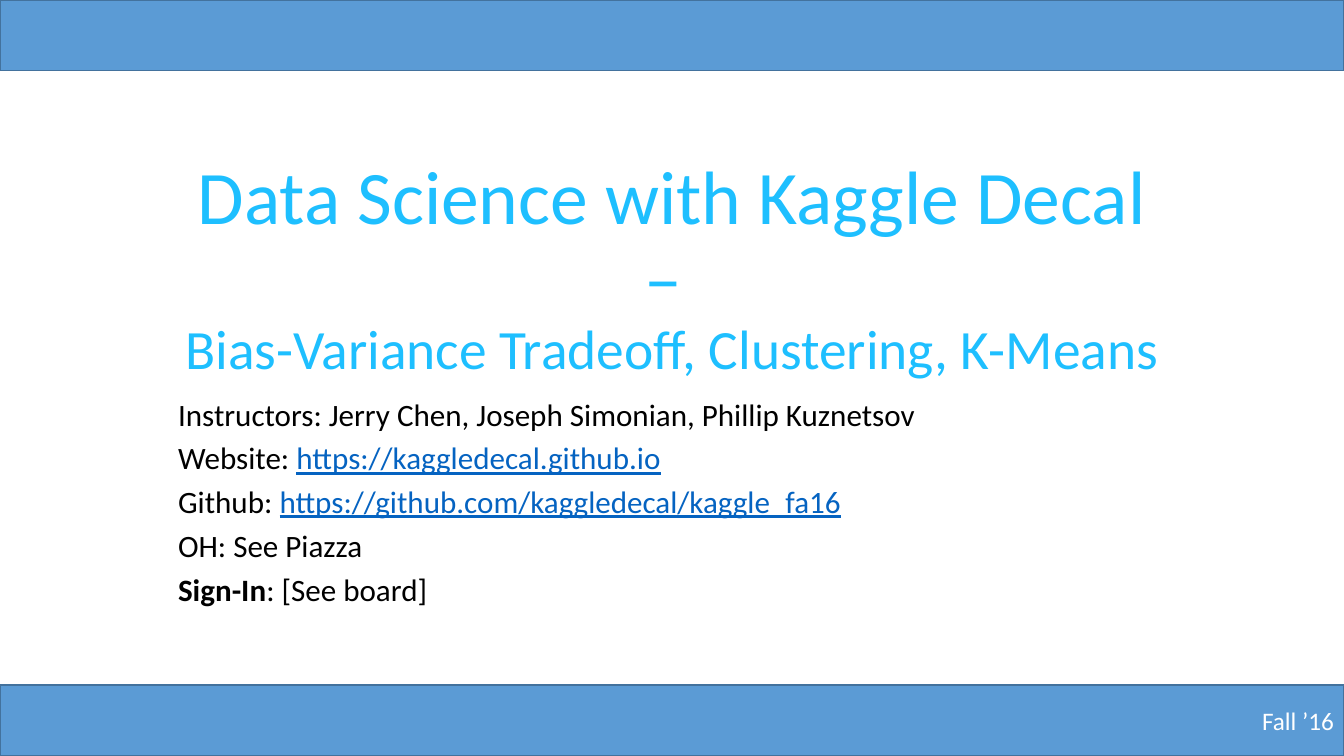
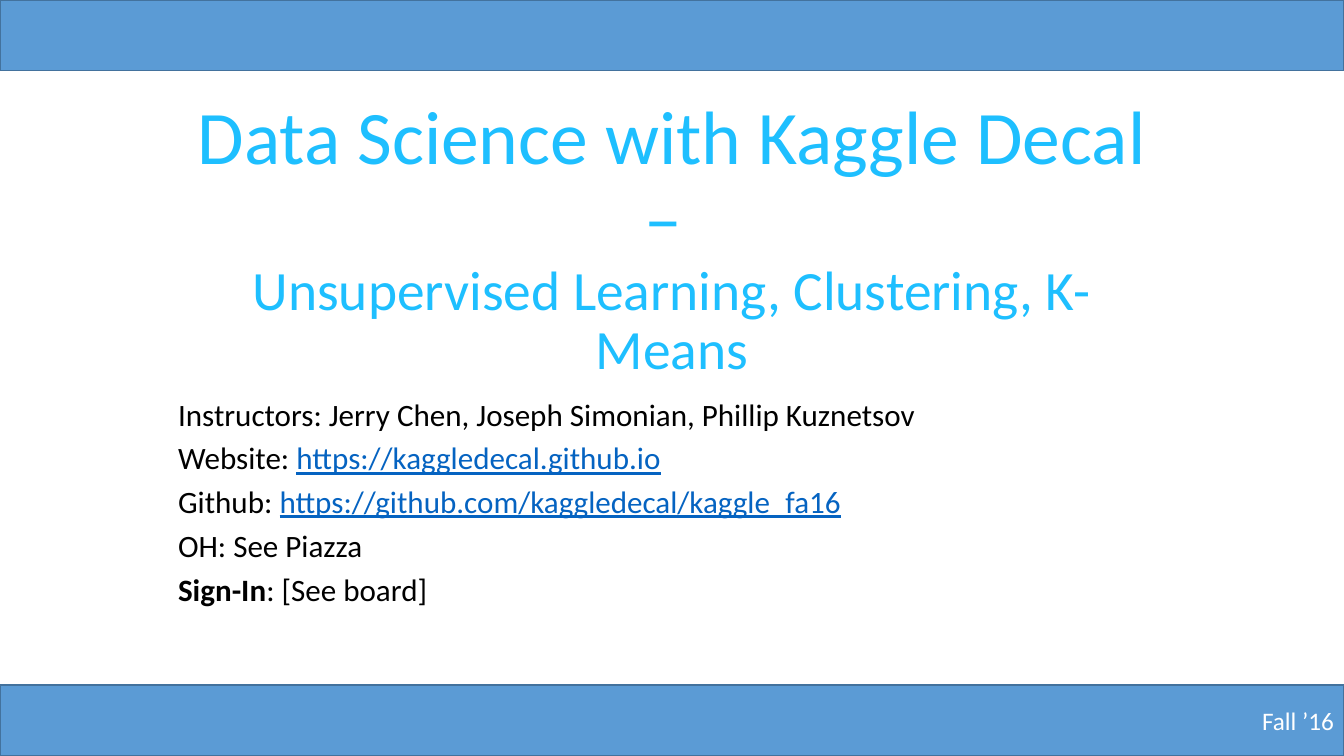
Before and after one commit to kaggledecal/sp17, a slide deck: slide 1 of slides/day9.pptx. Drawn at 1344x756 pixels with LibreOffice and Linux fonts; fonts in the diff are those of the drawing. Boxes give left, top, right and bottom in pixels: in the first picture for what was removed or moved away, otherwise in the second. Text is boxed around its words. In the diff, an @@ line names an element or a change of style, - is before the commit and + after.

Commit message:
Fix wrong title in day9

```diff
--- a/slides/day9.pptx
+++ b/slides/day9.pptx
@@ title at box(198, 111, 1145, 370): text changed @@
-Data Science with Kaggle Decal –
-Bias-Variance Tradeoff, Clustering, K-Means
+Data Science with Kaggle Decal –
+Unsupervised Learning, Clustering, K-Means
```
